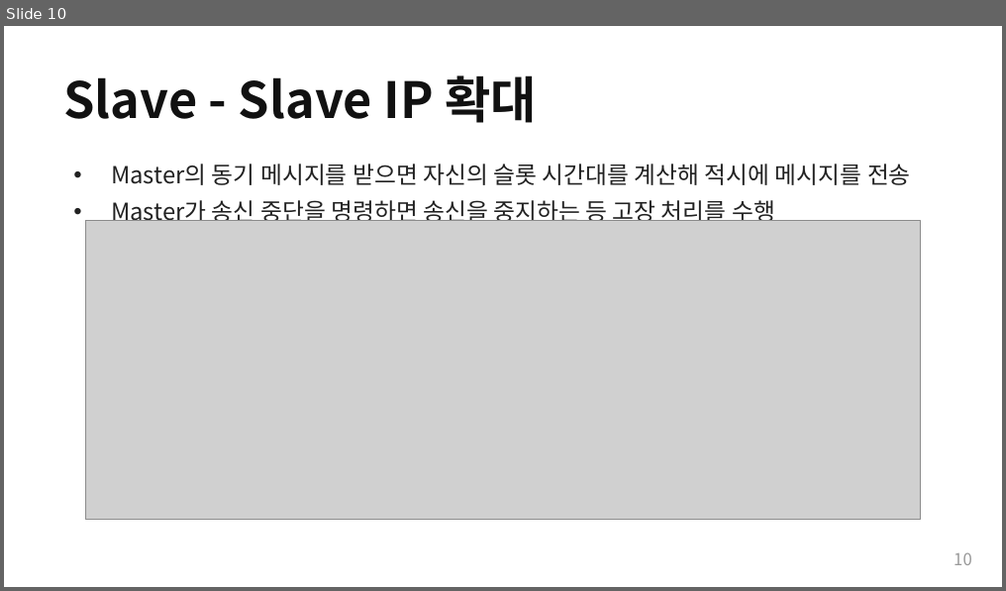
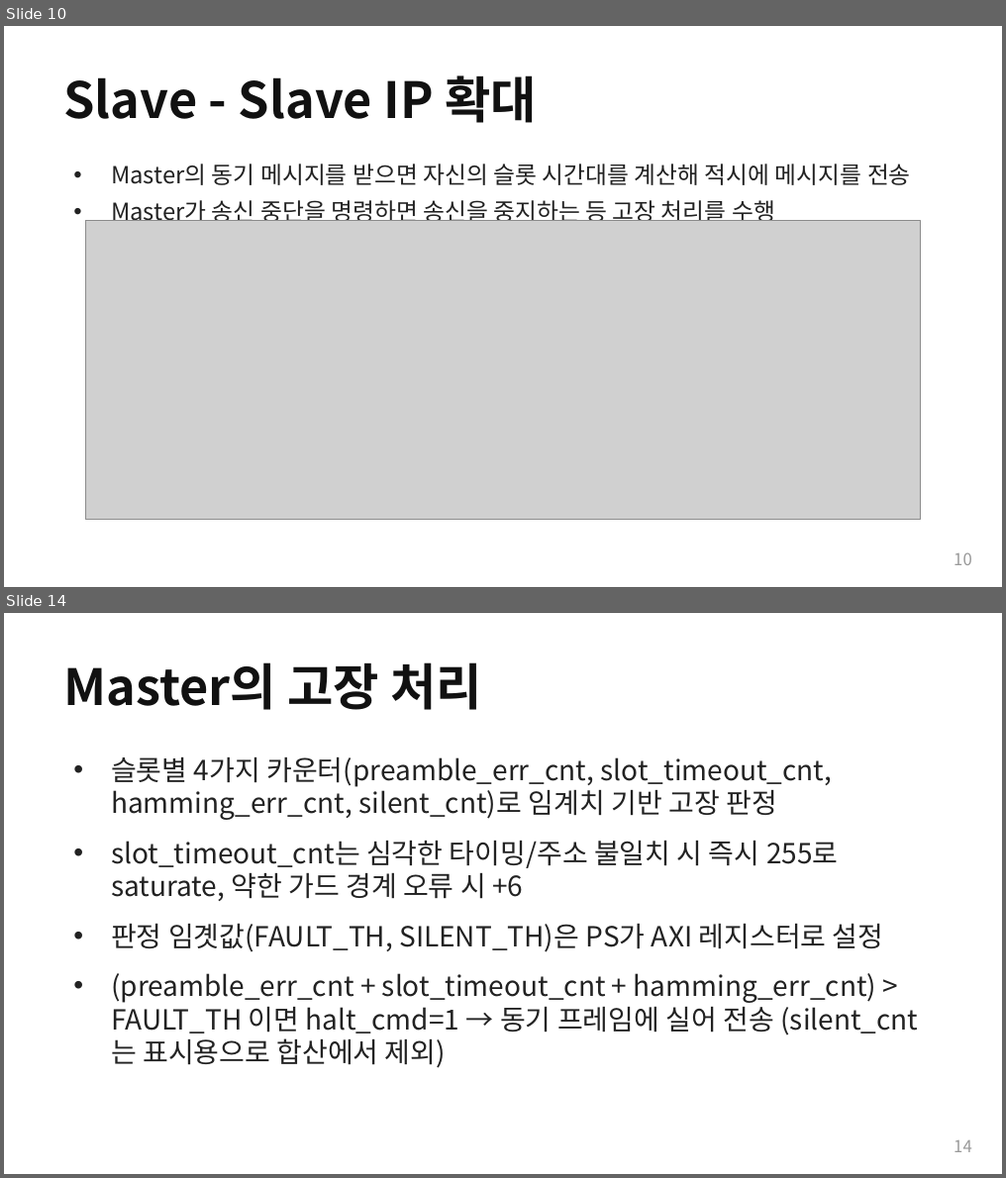
Before and after one commit to Woodong02/SoC_Design_and_Programming, a slide deck: section3_block_diagrams.pptx. Shown one above the other, each under a label of ours: slide 10 before the commit, slides 10 and 14 after it; the slides between them are not shown. The pictures are 1006x591 and 1006x1178 pixels, drawn with LibreOffice and Linux fonts; fonts in the diff are those of the drawing; grey boxes stand for pictures. Boxes give left, top, right and bottom in pixels: in the first picture for what was removed or moved away, otherwise in the second. Text is boxed around its words. In the diff, an @@ line names an element or a change of style, - is before the commit and + after.

```diff
--- a/section3_block_diagrams.pptx
+++ b/section3_block_diagrams.pptx
@@ slide 14 added at <box>4,613,1002,1174</box>, background #FFFFFF @@
@@ text added at <box>63,663,482,710</box>, 36 pt, text #111111, bold @@
+Master의 고장 처리
@@ text added at <box>111,758,918,1068</box>, 20 pt, text #222222 @@
+• 슬롯별 4가지 카운터(preamble_err_cnt, slot_timeout_cnt, hamming_err_cnt, silent_cnt)로 임계치 기반 고장 판정
+• slot_timeout_cnt는 심각한 타이밍/주소 불일치 시 즉시 255로 saturate, 약한 가드 경계 오류 시 +6
+• 판정 임곗값(FAULT_TH, SILENT_TH)은 PS가 AXI 레지스터로 설정
+• (preamble_err_cnt + slot_timeout_cnt + hamming_err_cnt) > FAULT_TH 이면 halt_cmd=1 → 동기 프레임에 실어 전송 (silent_cnt는 표시용으로 합산에서 제외)
@@ text added at <box>953,1141,972,1153</box>, 12 pt, text #999999 @@
+14
```
Also in this commit, not shown: 5 other slides added, 3 other files.
